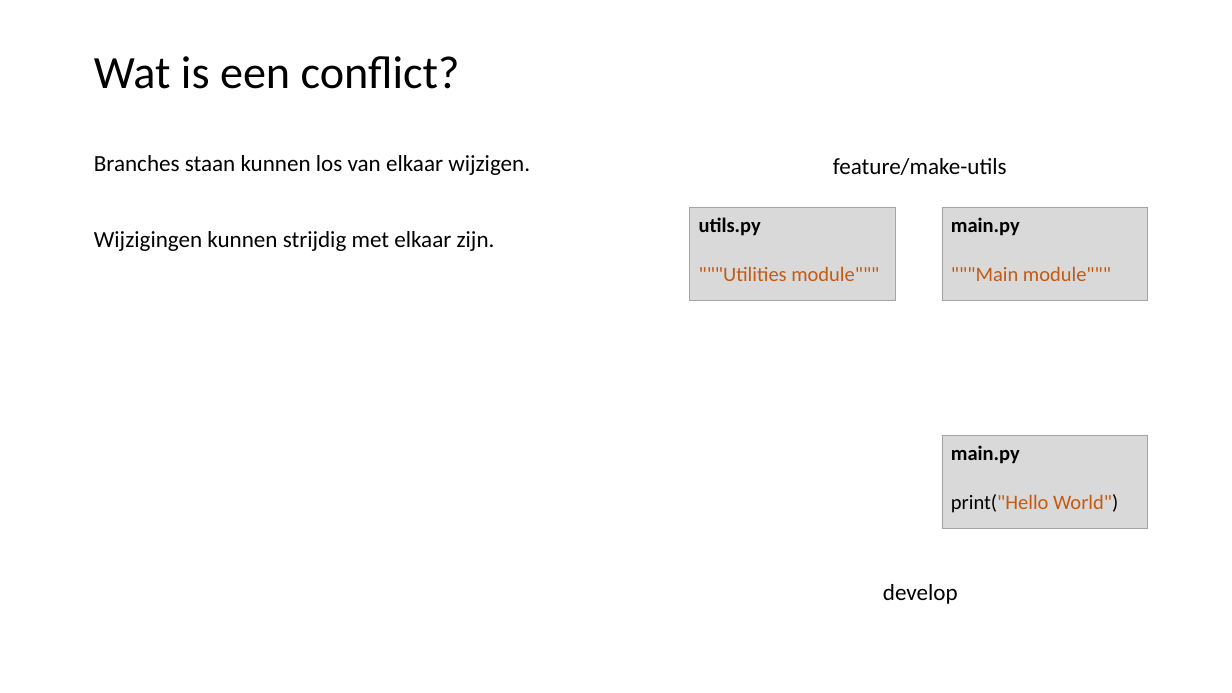
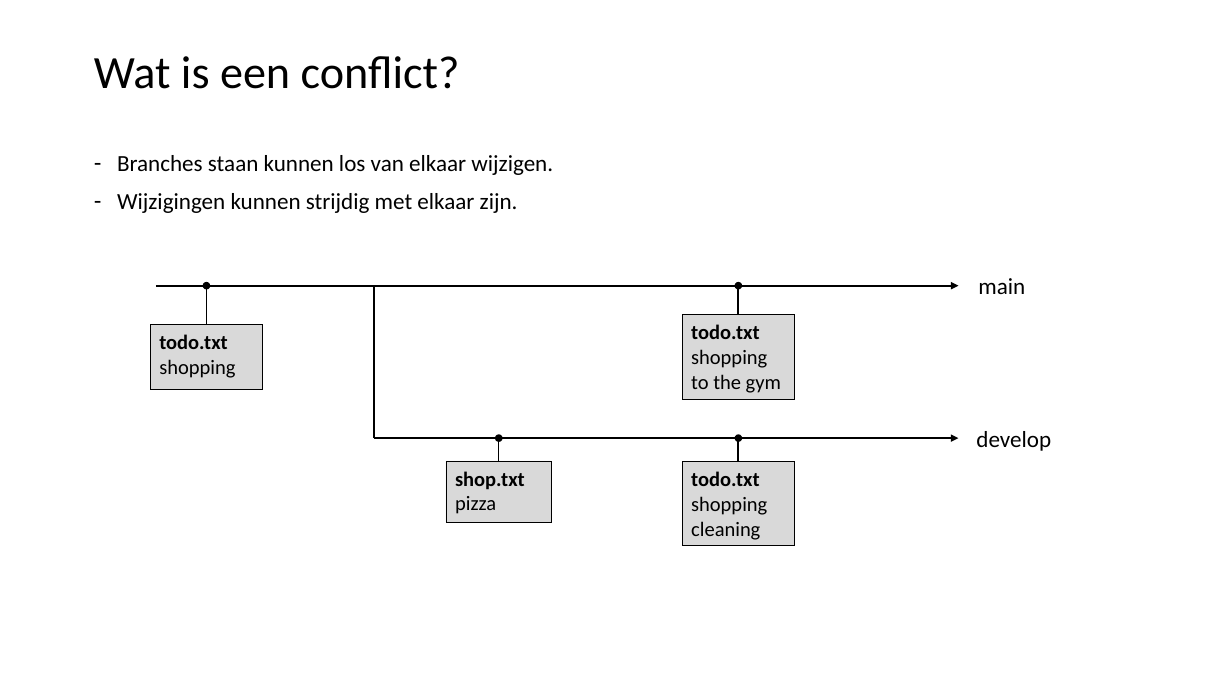
Before and after one commit to LFKoning/knowledge-sharing, a slide deck: slide 61 of git_course/1_basics/git_basic.pptx. Drawn at 1232x693 pixels with LibreOffice and Linux fonts; fonts in the diff are those of the drawing. Boxes give left, top, right and bottom in pixels: in the first picture for what was removed or moved away, otherwise in the second. Text is boxed around its words. In the diff, an @@ line names an element or a change of style, - is before the commit and + after.

```diff
--- a/git_course/1_basics/git_basic.pptx
+++ b/git_course/1_basics/git_basic.pptx
@@ text "Branches staan kunnen los van ..." at (117, 155, 553, 213): bullet none to - @@
@@ text removed at (833, 158, 1007, 175) @@
-feature/make-utils
@@ rectangle removed at (689, 207, 895, 300) @@
-utils.py
-"""Utilities module"""
@@ rectangle removed at (942, 207, 1147, 300) @@
-main.py
-"""Main module"""
@@ group added at (151, 278, 1025, 546): 6 arrows, 4 rectangles, 1 text, 1 line @@
+shop.txt
+pizza
+todo.txt
+shopping
+cleaning
+main
+todo.txt
+shopping
+todo.txt
+shopping
+to the gym
@@ rectangle removed at (942, 435, 1147, 529) @@
-main.py
-print("Hello World")
@@ text "develop": place and size @@
-text "develop" at (883, 584, 958, 604)
+text "develop" at (976, 431, 1051, 451)
```
Also in this commit, not shown: 22 other slides changed, 4 slides added, 8 slides removed, 3 other files.
